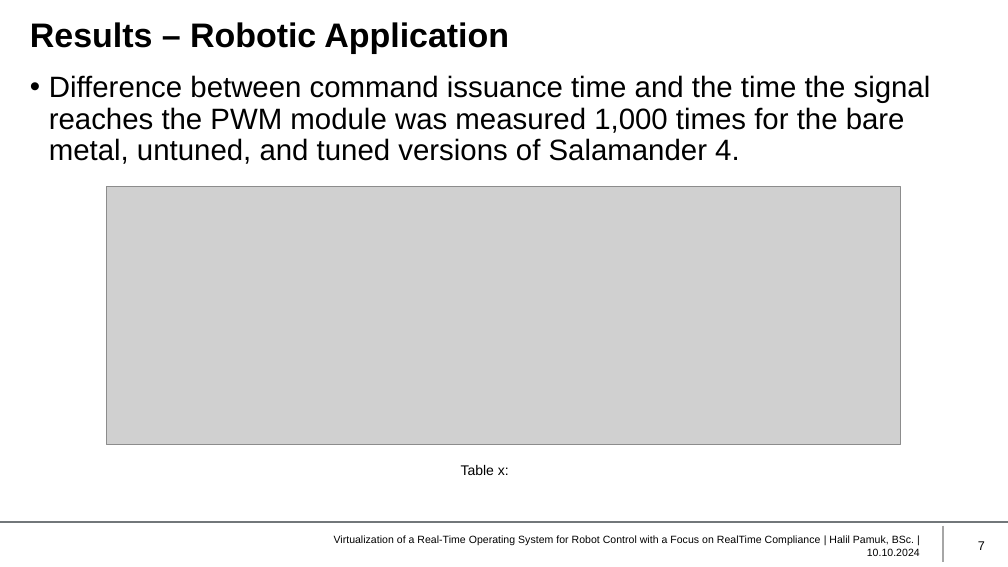
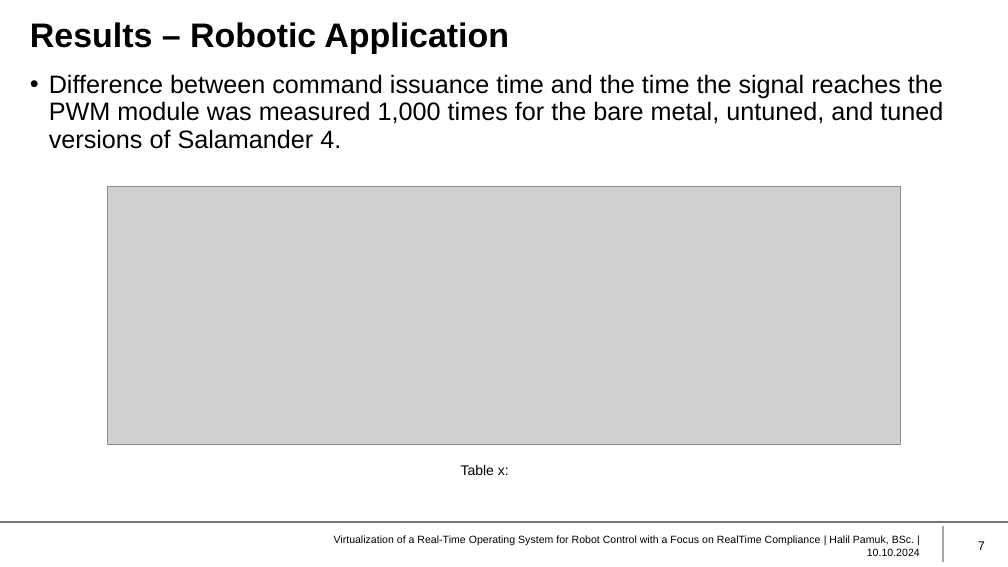
Before and after one commit to HIP24/Masterarbeit, a slide deck: slide 7 of Masterprüfung/Presentation/Presentation.pptx. Drawn at 1008x567 pixels with LibreOffice and Linux fonts; fonts in the diff are those of the drawing; grey boxes stand for pictures; background and template pictures are left out. Boxes give left, top, right and bottom in pixels: in the first picture for what was removed or moved away, otherwise in the second. Text is boxed around its words. In the diff, an @@ line names an element or a change of style, - is before the commit and + after.

```diff
--- a/Masterprüfung/Presentation/Presentation.pptx
+++ b/Masterprüfung/Presentation/Presentation.pptx
@@ text "Difference between command issuance time ..." at bbox=[49, 74, 943, 149]: size 21 to 18 pt @@
```
Also in this commit, not shown: 4 other slides changed.
